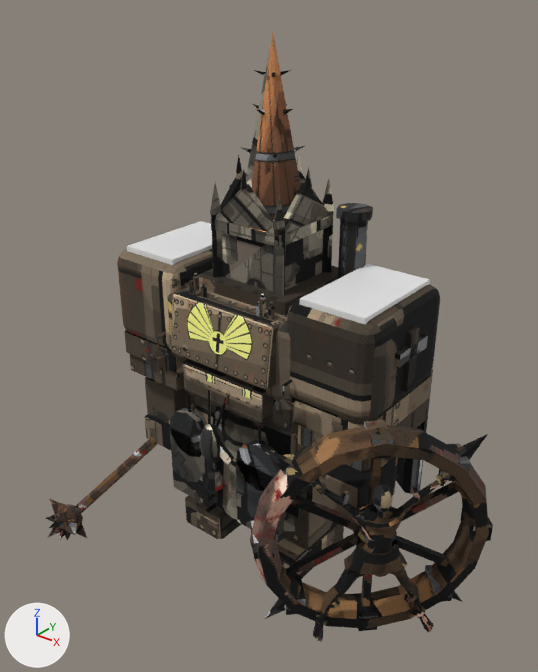
What one commit did to the glTF model client/assets/units/reliquary-walker.glb.
One viewpoint serves both versions: a camera (50 mm lens) standing at (0.936, -1.172, 1.294) and looking at (0.056, -0.072, 0.612). Every picture has the same lights, and +X, +Y and +Z are marked at lower left. The picture after the commit comes second. Vertices at exactly the same position are counted once.

Objects in the first picture: 'Accent', 'Back', 'Body', 'Chest', 'Helmet', 'Hip', 'Weapon', 'Weapon2'.
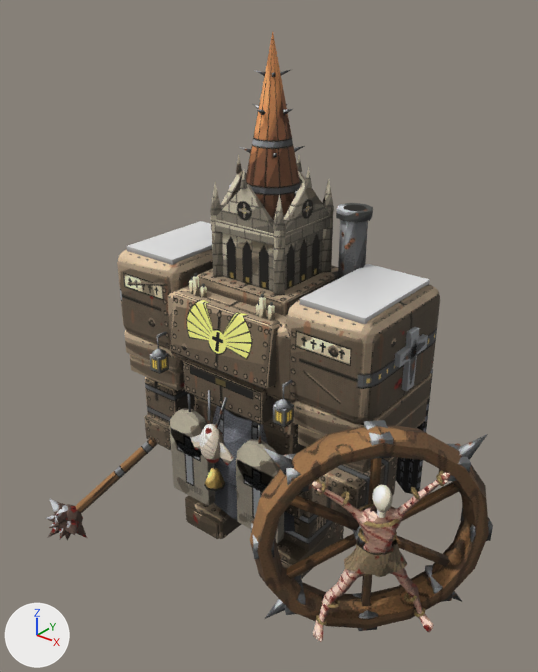
What differs and where, as boxes (x1, y1, x2, y2) in the pictures (538 x 672 px):
part 1 of me_body, surface changed (lighter)
    both: (117, 249, 440, 579)
part 2 of me_chest, surface changed
    both: (170, 291, 280, 425)
part 3 of me_helmet, surface changed
    both: (210, 37, 334, 296)
part 4 of me_hip, surface changed (lighter)
    both: (170, 390, 330, 543)
part 5 of me_back, surface changed
    both: (229, 185, 433, 494)
part 6 of me_weapon, surface changed
    both: (45, 437, 157, 539)
part 7 of me_weapon2, surface changed (lighter)
    both: (250, 420, 493, 642)

Patch to the scene script:
```diff
--- a/client/assets/units/reliquary-walker.glb.py
+++ b/client/assets/units/reliquary-walker.glb.py
@@ mat_accent @@
 n0 = _N.new('ShaderNodeBsdfPrincipled'); n0.name = 'Principled BSDF'
 n1 = _N.new('ShaderNodeOutputMaterial'); n1.name = 'Material Output'
+n2 = _N.new('ShaderNodeMix'); n2.name = 'Mix'
+n2.data_type = 'RGBA'
+n2.blend_type = 'MULTIPLY'
+n2.inputs[0].default_value = 1.0  # 'Factor'
+n2.inputs[7].default_value = (0.8, 0.8, 0.8, 1.0)  # 'B', white #e7e7e7
+n3 = _N.new('ShaderNodeVertexColor'); n3.name = 'Color Attribute'
 _L.new(n0.outputs[0], n1.inputs[0])  # 'BSDF' to 'Surface'
+_L.new(n2.outputs[2], n0.inputs[0])  # 'Result' to 'Base Color'
+_L.new(n3.outputs[0], n2.inputs[6])  # 'Color' to 'A'
@@ me_body @@
 me_body.from_pydata(...)  # 1326 vertices, 2456 faces; spans x -0.355..0.355, y -0.196..0.15, z 0.038..0.737
 # used by ob_body; location = (0.0, 0.0, 0.0)
+# me_body part 1: texture (UV) coordinates of 2456 of 2456 faces, centred in x -0.355..0.355, y -0.189..0.15, z 0.038..0.736, changed; they spanned u 0.02..0.98, v 0.02..0.98 and now span u 0.01..0.99, v 0.01..0.99
 me_body.materials.append(mat_reliquary_walkerbody)
@@ me_chest @@
 me_chest.from_pydata(...)  # 112 vertices, 216 faces; spans x -0.136..0.136, y -0.178..-0.103, z 0.459..0.69
 # used by ob_chest; location = (0.0, 0.0, 0.0)
+# me_chest part 2: texture (UV) coordinates of 216 of 216 faces, centred in x -0.136..0.136, y -0.178..-0.103, z 0.459..0.689, changed; they spanned u 0.01..0.99, v 0.01..0.99 and now span u 0.01..0.98, v 0.01..0.99
 me_chest.materials.append(mat_reliquary_walkerchest)
@@ me_helmet @@
 me_helmet.from_pydata(...)  # 237 vertices, 334 faces; spans x -0.099..0.099, y -0.09..0.109, z 0.691..1.2
 # used by ob_helmet; location = (0.0, 0.0, 0.0)
+# me_helmet part 3: texture (UV) coordinates of 334 of 334 faces, centred in x -0.093..0.093, y -0.083..0.103, z 0.691..1.127, changed; they spanned u 0.02..0.98, v 0.02..0.98 and now span u 0.01..0.99, v 0.01..0.98
 me_helmet.materials.append(mat_reliquary_walkerhelmet)
@@ me_hip @@
 me_hip.from_pydata(...)  # 250 vertices, 448 faces; spans x -0.184..0.184, y -0.223..0.138, z 0.144..0.499
 # used by ob_hip; location = (0.0, 0.0, 0.0)
+# me_hip part 4: 448 kept faces spanning x -0.184..0.184, y -0.223..0.138, z 0.144..0.499 get new texture (UV) coordinates
 me_hip.materials.append(mat_reliquary_walkerhip)
@@ me_back @@
 me_back.from_pydata(...)  # 272 vertices, 496 faces; spans x -0.332..0.329, y 0.059..0.211, z 0.182..0.866
 # used by ob_back; location = (0.0, 0.0, 0.0)
+# me_back part 5: texture (UV) coordinates of 496 of 496 faces, centred in x -0.331..0.329, y 0.063..0.21, z 0.189..0.866, changed; they spanned u 0.01..0.98, v 0.01..0.99 and now span u 0.01..0.99, v 0.01..0.98
 me_back.materials.append(mat_reliquary_walkerback)
@@ me_weapon @@
 me_weapon.from_pydata(...)  # 139 vertices, 214 faces; spans x -0.463..-0.224, y -0.374..0.049, z 0.0..0.331
 # used by ob_weapon; location = (0.0, 0.0, 0.0)
+# me_weapon part 6: 214 kept faces spanning x -0.463..-0.224, y -0.374..0.049, z 0.0..0.331 get new texture (UV) coordinates
 me_weapon.materials.append(mat_reliquary_walkerweapon)
@@ me_weapon2 @@
 me_weapon2.from_pydata(...)  # 1498 vertices, 2745 faces; spans x 0.205..0.57, y -0.357..0.008, z 0.105..0.57
 # used by ob_weapon2; location = (0.0, 0.0, 0.0)
+# me_weapon2 part 7: 2734 kept faces spanning x 0.205..0.57, y -0.357..0.008, z 0.105..0.57 get new texture (UV) coordinates
 me_weapon2.materials.append(mat_reliquary_walkerweapon2)
```
